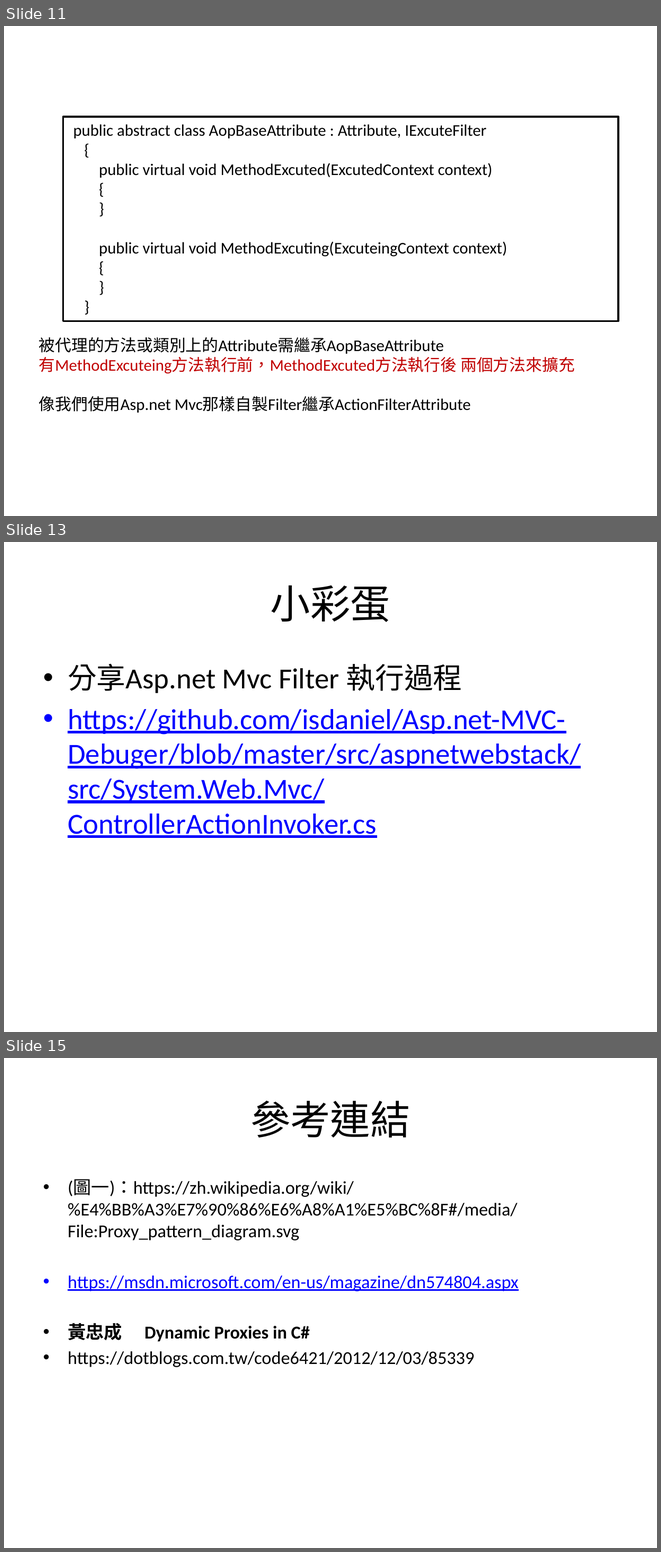
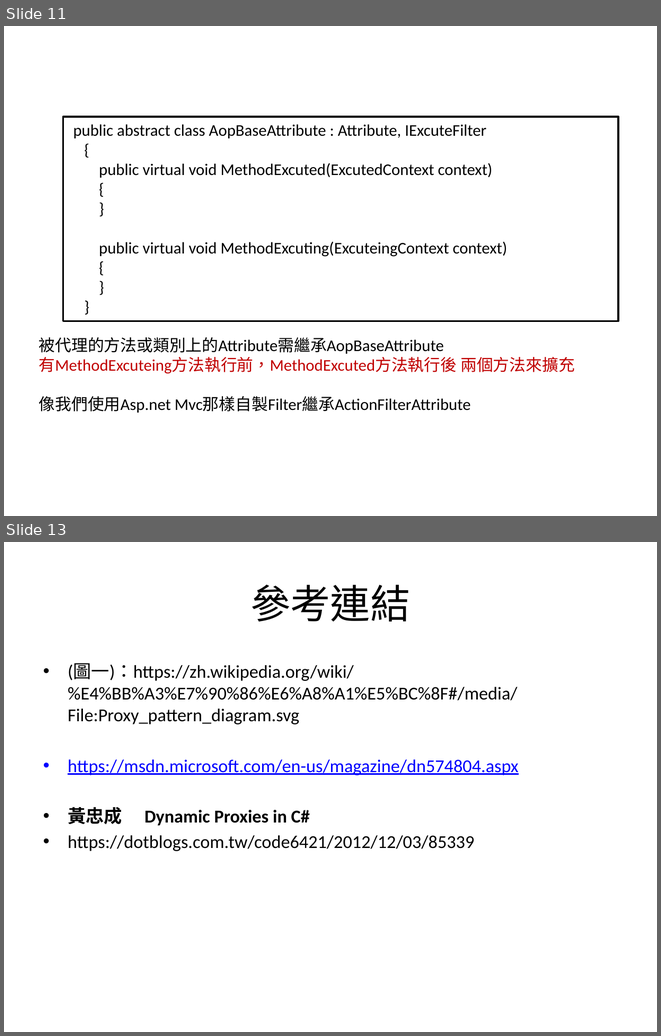
Before and after one commit to isdaniel/AwesomeProxy.Net, a slide deck: file/AOP_介紹PPT.pptx. Shown one above the other, each under a label of ours: slides 11, 13 and 15 before the commit, slides 11 and 13 after it; the slides between them are not shown. The pictures are 661x1552 and 661x1036 pixels, drawn with LibreOffice and Linux fonts; fonts in the diff are those of the drawing. Boxes give left, top, right and bottom in pixels: in the first picture for what was removed or moved away, otherwise in the second. Text is boxed around its words. In the diff, an @@ line names an element or a change of style, - is before the commit and + after.

```diff
--- a/file/AOP_介紹PPT.pptx
+++ b/file/AOP_介紹PPT.pptx
@@ slide 13 removed at (4,542,657,1032), background #FFFFFF @@
@@ title removed at (271,585,390,622) @@
-小彩蛋
@@ text removed at (68,663,581,838) @@
-• 分享Asp.net Mvc Filter 執行過程
-• https://github.com/isdaniel/Asp.net-MVC-Debuger/blob/master/src/aspnetwebstack/src/System.Web.Mvc/ControllerActionInvoker.cs
@@ what was slide 15 is now slide 13 @@
```
Also in this commit, not shown: 2 slides changed, 1 other slide removed, 29 other files.
